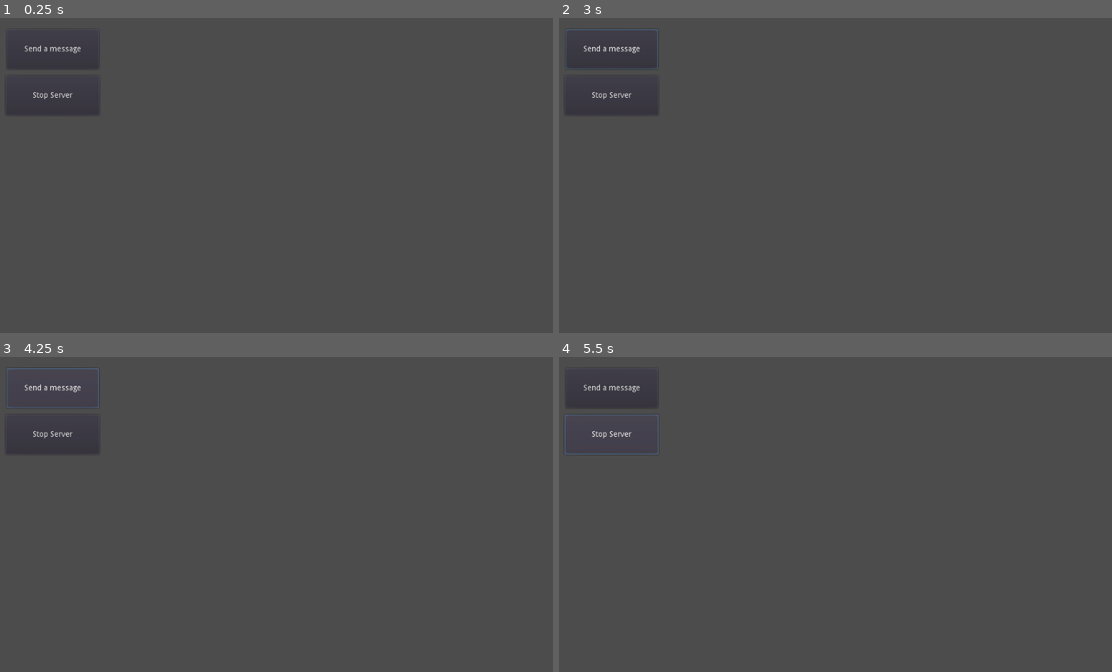
Above: before the commit, frames 1-4 (two rows, left to right).
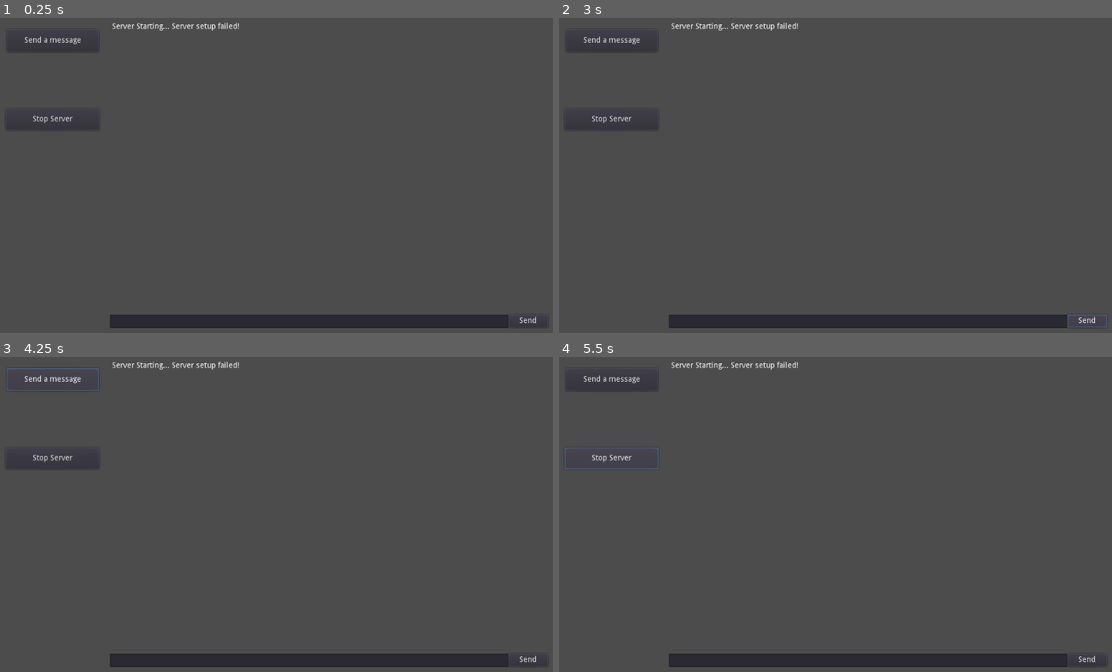
Above: after the commit, the same moments.

Repository: Tdead1/Networking-Godot
Game: Godot game, scene res://RootScene.tscn
The game is run twice, just before and just after one commit, with the same random seed, the same clock (stepped at 60 frames per second) and the same inputs.
Inputs (mouse positions are in pixels of both pictures, inside the frame that each line leads up to):
- Up to frame 1 (0.25 s): no input
- Up to frame 2 (3 s): click (1089, 320) at 0.5 s, where only the run after the commit has a clickable "Send"; click "Send a message" at 1.25 s; click "Send a message" at 2 s; click (1089, 320) at 2.75 s, where only the run after the commit has a clickable "Send"
- Up to frame 3 (4.25 s): click "Send a message" at 3.5 s
- Up to frame 4 (5.5 s): click (1089, 659) at 4.25 s, where only the run after the commit has a clickable "Send"; click "Stop Server" at 5 s

The runs differ from the first frame. In frame 1, 3.7% of the frame differs, in the area x 1-99%, y 1-99%; in frame 2, 3.8%; in frame 3, 3.7%; in frame 4, 3.9%.
Error after the commit: Parse Error: The identifier "network" isn't declared in the current scope. (res://Console/InputConsole.gd:7)

Commit message:
CHANGE Setting up modern server code.
Also a backup, as I'm moving to Godot 3.1 alpha (it contains neccessary networking code, like get_tree().multiplayer)

Diff:
--- a/ServerProto/Console/ConsoleScript.gd
+++ b/ServerProto/Console/ConsoleScript.gd
@@ -1,15 +1,8 @@
 extends RichTextLabel
 
-export var text_to_display = "";
-
-func _ready():
-	# Called when the node is added to the scene for the first time.
-	# Initialization here
-	pass
+onready var servernode = get_parent();
 
 func _process(delta):
-	# Called every frame. Delta is time since last frame.
-	# Update game logic here.
-	text = text_to_display;
+	text = servernode.debuglog;
 
 	pass
--- /dev/null
+++ b/ServerProto/Console/InputConsole.gd
@@ -0,0 +1,8 @@
+extends Node
+
+func _on_SendButton_pressed():
+	if(get_node("CommandLine").text != null):
+		print("Sending data...");
+		var textToSend = get_node("CommandLine").text;
+		network.send_bytes(textToSend.to_ascii());
+	pass;
--- a/ServerProto/Networking/Server.gd
+++ b/ServerProto/Networking/Server.gd
@@ -2,25 +2,73 @@
 
 var done = false;
 var socket = PacketPeerUDP.new();
+var connectedplayers = [];
+var debuglog = "Server Starting... ";
 
-func _init():
+var network = NetworkedMultiplayerENet.new();
 
-	if(socket.listen(4242, "127.0.0.1") != OK):
-		print("An error occurred on port 4242 on localhost!");
+
+func _ready():
+	if(network.create_server(4242, 400) == OK):
+		debuglog += "Server running on port 4242. \n";
 	else:
-		print("listening on port 4242 on localhost.");
+		debuglog += "Server setup failed!";
+	get_tree().set_network_peer(network);
+	network.connect("peer_connected", self, "_peer_connected");
+	network.connect("peer_disconnected", self, "_peer_disconnected");
+
 	pass;
 
-func _process(delta):
-	if(done != true):
-		if(socket.get_available_packet_count() > 0):
-			var data = socket.get_packet().get_string_from_ascii();
-			if(data == "quit"):
-				done = true;
-			else:
-				print("Data received: " + data);
-	else:
-		socket.close();
-		print("Exiting server application.");
-		queue_free();
+func _peer_connected(id):
+	debuglog += "User connected. ID: " + str(id);
+	debuglog += "  Users online: " + str(get_tree().get_network_connected_peers().size()) + "\n";
 	pass;
+
+func _peer_disconnected(id):
+	debuglog += "User disconnected. ID: " + str(id);
+	debuglog += "  Users online: " + str(get_tree().get_network_connected_peers().size()) + "\n";
+	pass;
+
+
+
+
+
+#func _process(delta):
+#	if(done != true):
+#		if(socket.get_available_packet_count() > 0):
+#			var data = socket.get_packet().get_string_from_ascii();
+#			if(data == "quit"):
+#				done = true;
+#			elif(data == "player_login"):
+#				player_connect();
+#			else:
+#				debuglog += "Data received: " + data + "\n";
+#	else:
+#		socket.close();
+#		print("Exiting server application.");
+#		queue_free();
+#	pass;
+#
+#func player_connect(var player):
+#	connectedplayers.append(player);
+#	pass;
+#
+#func player_disconnect(var player):
+#	player.queue_free();
+#	connectedplayers.erase(player);
+#	pass;
+#
+#func _on_ConnectClientButton_pressed():
+#	var newPlayer = Node.new();
+#	newPlayer.set_owner(self);
+#	newPlayer.set_name("player#" + str(connectedplayers.size()));
+#	player_connect(newPlayer);
+#	pass;
+#
+#
+#func _on_KickClientButton_pressed():
+#	if(connectedplayers.size() == 0):
+#		debuglog += "I'm sorry Dave, I'm afraid I can't let you do that.";
+#	else:
+#		player_disconnect(connectedplayers[randi() % connectedplayers.size()]);
+#	pass
--- a/ServerProto/RootScene.tscn
+++ b/ServerProto/RootScene.tscn
@@ -1,8 +1,9 @@
-[gd_scene load_steps=4 format=2]
+[gd_scene load_steps=5 format=2]
 
 [ext_resource path="res://Networking/Server.gd" type="Script" id=1]
 [ext_resource path="res://Networking/ClientCommands.gd" type="Script" id=2]
 [ext_resource path="res://Console/ConsoleScript.gd" type="Script" id=3]
+[ext_resource path="res://Console/InputConsole.gd" type="Script" id=4]
 
 [node name="Server" type="Node" index="0"]
 
@@ -18,16 +19,18 @@
 anchor_top = 0.0
 anchor_right = 0.0
 anchor_bottom = 0.0
-margin_left = 380.0
+margin_left = 225.0
 margin_top = 10.0
-margin_right = 993.0
-margin_bottom = 571.0
+margin_right = 1006.0
+margin_bottom = 531.0
 rect_pivot_offset = Vector2( 0, 0 )
 rect_clip_content = true
 mouse_filter = 0
 mouse_default_cursor_shape = 0
 size_flags_horizontal = 1
 size_flags_vertical = 1
+custom_colors/default_color = Color( 1, 1, 1, 1 )
+custom_colors/selection_color = Color( 0.124008, 0.19745, 0.246094, 1 )
 bbcode_enabled = false
 bbcode_text = ""
 visible_characters = -1
@@ -40,7 +43,7 @@
 selection_enabled = false
 override_selected_font_color = false
 script = ExtResource( 3 )
-text_to_display = ""
+_sections_unfolded = [ "Rect", "Theme" ]
 
 [node name="MessageButton" type="Button" parent="." index="2"]
 
@@ -51,7 +54,7 @@
 margin_left = 34.0
 margin_top = 22.0
 margin_right = 201.0
-margin_bottom = 94.0
+margin_bottom = 63.0
 rect_pivot_offset = Vector2( 0, 0 )
 rect_clip_content = false
 focus_mode = 2
@@ -74,9 +77,9 @@
 anchor_right = 0.0
 anchor_bottom = 0.0
 margin_left = 32.0
-margin_top = 106.0
+margin_top = 166.0
 margin_right = 202.0
-margin_bottom = 178.0
+margin_bottom = 205.0
 rect_pivot_offset = Vector2( 0, 0 )
 rect_clip_content = false
 focus_mode = 2
@@ -92,6 +95,57 @@
 flat = false
 align = 1
 
+[node name="SendButton" type="Button" parent="." index="4"]
+
+anchor_left = 0.0
+anchor_top = 0.0
+anchor_right = 0.0
+anchor_bottom = 0.0
+margin_left = 943.0
+margin_top = 540.0
+margin_right = 1015.0
+margin_bottom = 563.0
+rect_pivot_offset = Vector2( 0, 0 )
+rect_clip_content = false
+focus_mode = 2
+mouse_filter = 0
+mouse_default_cursor_shape = 0
+size_flags_horizontal = 1
+size_flags_vertical = 1
+toggle_mode = false
+enabled_focus_mode = 2
+shortcut = null
+group = null
+text = "Send"
+flat = false
+align = 1
+script = ExtResource( 4 )
+
+[node name="CommandLine" type="LineEdit" parent="SendButton" index="0"]
+
+anchor_left = 0.0
+anchor_top = 0.0
+anchor_right = 0.0
+anchor_bottom = 0.0
+margin_left = -722.0
+margin_bottom = 24.0
+rect_pivot_offset = Vector2( 0, 0 )
+rect_clip_content = false
+focus_mode = 2
+mouse_filter = 0
+mouse_default_cursor_shape = 1
+size_flags_horizontal = 1
+size_flags_vertical = 1
+text = " "
+focus_mode = 2
+context_menu_enabled = true
+placeholder_alpha = 0.6
+caret_blink = false
+caret_blink_speed = 0.65
+caret_position = 0
+
 [connection signal="pressed" from="MessageButton" to="ConnectedClient" method="_on_MessageButton_pressed"]
 
 [connection signal="pressed" from="KillServerButton" to="ConnectedClient" method="_on_KillServerButton_pressed"]
+
+[connection signal="pressed" from="SendButton" to="SendButton" method="_on_SendButton_pressed"]
--- a/ServerProto/default_env.tres
+++ b/ServerProto/default_env.tres
@@ -22,13 +22,13 @@
 
 [resource]
 
-background_mode = 2
+background_mode = 4
 background_sky = SubResource( 1 )
 background_sky_custom_fov = 0.0
 background_color = Color( 0, 0, 0, 1 )
 background_energy = 1.0
 background_canvas_max_layer = 0
-ambient_light_color = Color( 0, 0, 0, 1 )
+ambient_light_color = Color( 1, 1, 1, 1 )
 ambient_light_energy = 1.0
 ambient_light_sky_contribution = 1.0
 fog_enabled = false
@@ -98,3 +98,4 @@
 adjustment_brightness = 1.0
 adjustment_contrast = 1.0
 adjustment_saturation = 1.0
+_sections_unfolded = [ "Ambient Light", "Background" ]
